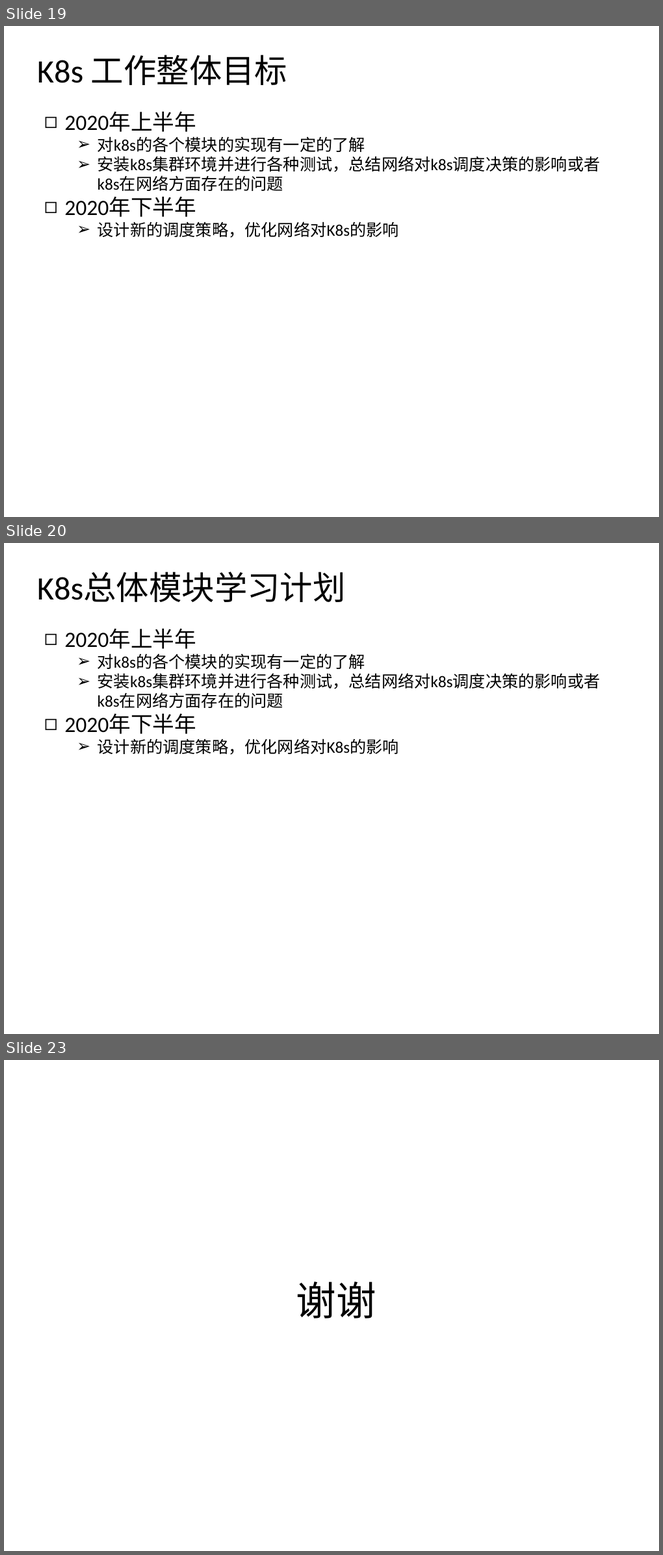
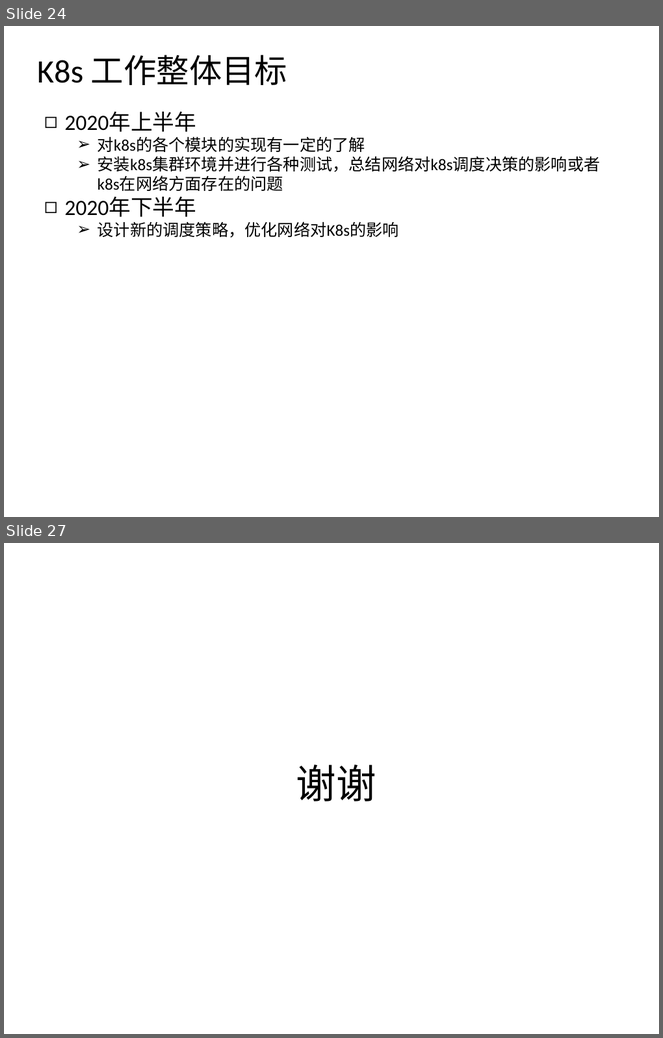
Before and after one commit to csluluyao/k8s_research, a slide deck: k8s_week1.pptx. Shown one above the other, each under a label of ours: slides 19, 20 and 23 before the commit, slides 24 and 27 after it; the slides between them are not shown. The pictures are 663x1555 and 663x1038 pixels, drawn with LibreOffice and Linux fonts; fonts in the diff are those of the drawing. Boxes give left, top, right and bottom in pixels: in the first picture for what was removed or moved away, otherwise in the second. Text is boxed around its words. In the diff, an @@ line names an element or a change of style, - is before the commit and + after.

```diff
--- a/k8s_week1.pptx
+++ b/k8s_week1.pptx
@@ slide 20 removed at <box>4,543,659,1034</box>, background #FFFFFF @@
@@ text removed at <box>37,572,346,602</box> @@
-K8s总体模块学习计划
@@ text removed at <box>64,629,601,755</box> @@
-◻ 2020年上半年
-  ➢ 对k8s的各个模块的实现有一定的了解
-  ➢ 安装k8s集群环境并进行各种测试，总结网络对k8s调度决策的影响或者k8s在网络方面存在的问题
-◻ 2020年下半年
-  ➢ 设计新的调度策略，优化网络对K8s的影响
@@ what was slide 19 is now slide 24 @@
@@ what was slide 23 is now slide 27 @@
```
Also in this commit, not shown: 9 slides changed, 6 slides added, 1 other slide removed, 2 other files.
